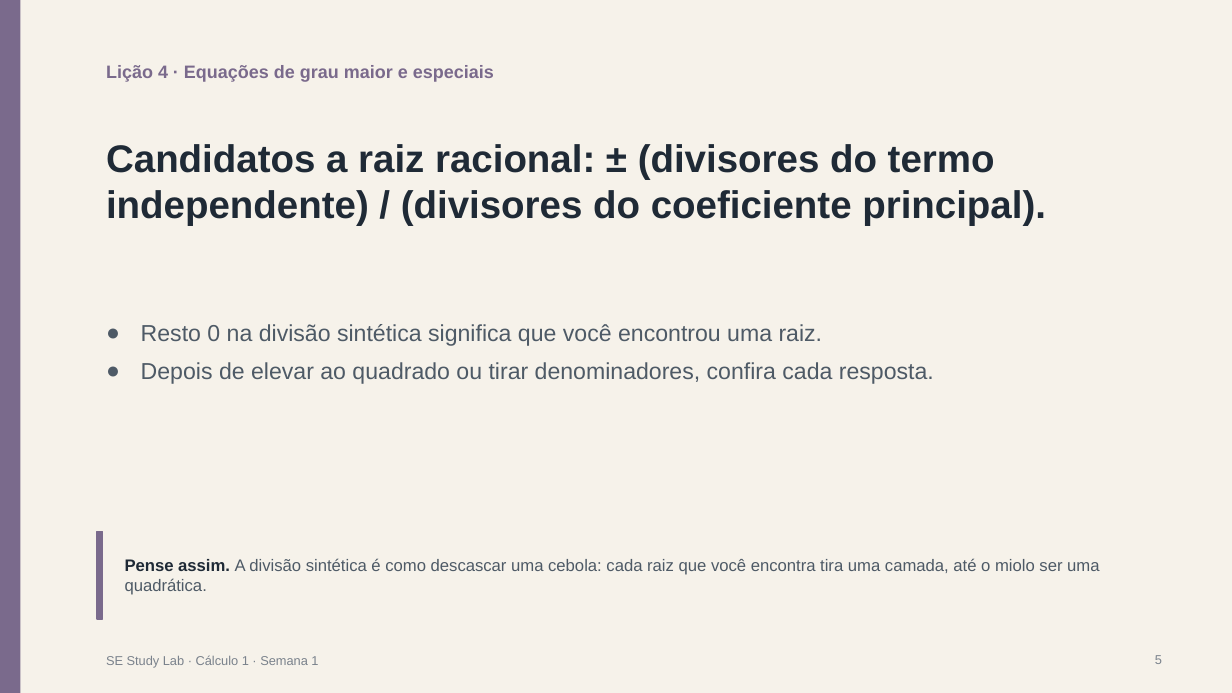
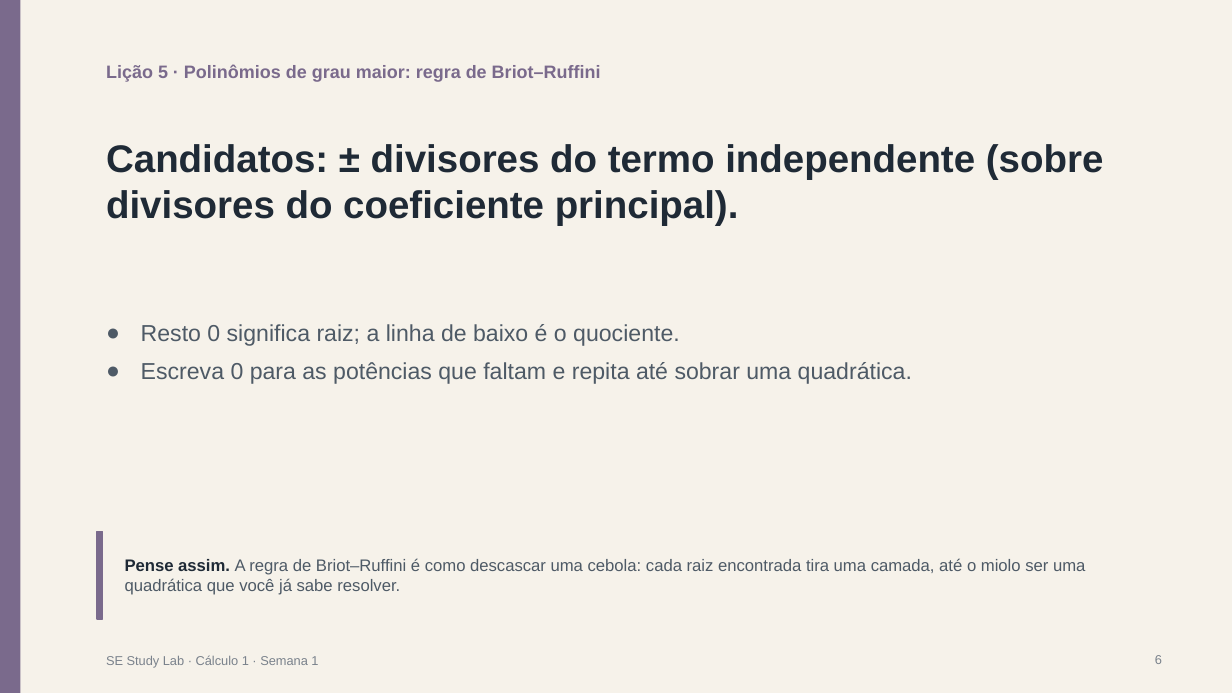
Before and after one commit to jdswe/se-study-lab, a slide deck: slide 6 of public/downloads/pt/y1-t1-m3-calc-w1/slides.pptx (slide 5 before the commit). Drawn at 1232x693 pixels with LibreOffice and Linux fonts; fonts in the diff are those of the drawing. Boxes give left, top, right and bottom in pixels: in the first picture for what was removed or moved away, otherwise in the second. Text is boxed around its words. In the diff, an @@ line names an element or a change of style, - is before the commit and + after.

```diff
--- a/public/downloads/pt/y1-t1-m3-calc-w1/slides.pptx
+++ b/public/downloads/pt/y1-t1-m3-calc-w1/slides.pptx
@@ text at bbox=[106, 65, 601, 82]: text changed @@
-Lição 4 · Equações de grau maior e especiais
+Lição 5 · Polinômios de grau maior: regra de Briot–Ruffini
@@ text at bbox=[106, 144, 1104, 226]: text changed @@
-Candidatos a raiz racional: ± (divisores do termo independente) / (divisores do coeficiente principal).
+Candidatos: ± divisores do termo independente (sobre divisores do coeficiente principal).
@@ text at bbox=[141, 324, 912, 384]: text changed @@
-● Resto 0 na divisão sintética significa que você encontrou uma raiz.
-● Depois de elevar ao quadrado ou tirar denominadores, confira cada resposta.
+● Resto 0 significa raiz; a linha de baixo é o quociente.
+● Escreva 0 para as potências que faltam e repita até sobrar uma quadrática.
@@ text at bbox=[125, 558, 1085, 595]: text changed @@
-Pense assim. A divisão sintética é como descascar uma cebola: cada raiz que você encontra tira uma camada, até o miolo ser uma quadrática.
+Pense assim. A regra de Briot–Ruffini é como descascar uma cebola: cada raiz encontrada tira uma camada, até o miolo ser uma quadrática que você já sabe resolver.
```
Also in this commit, not shown: 8 other slides changed, 2 slides added, 2 slides removed, 47 other files.
